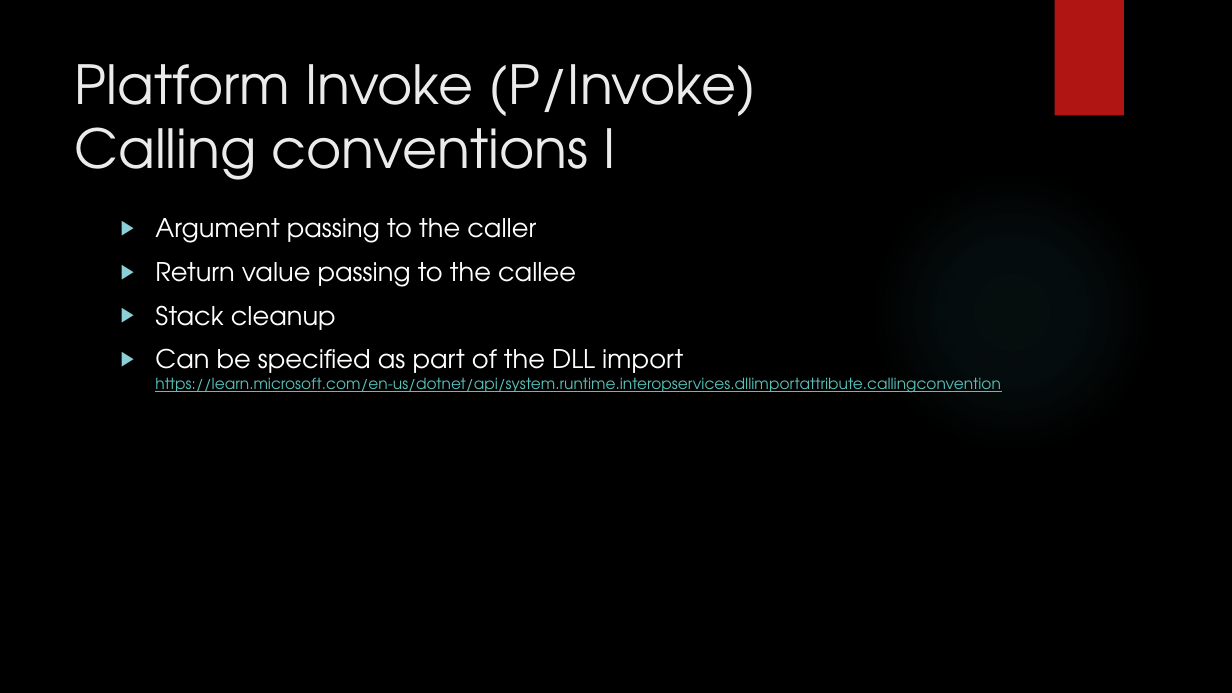
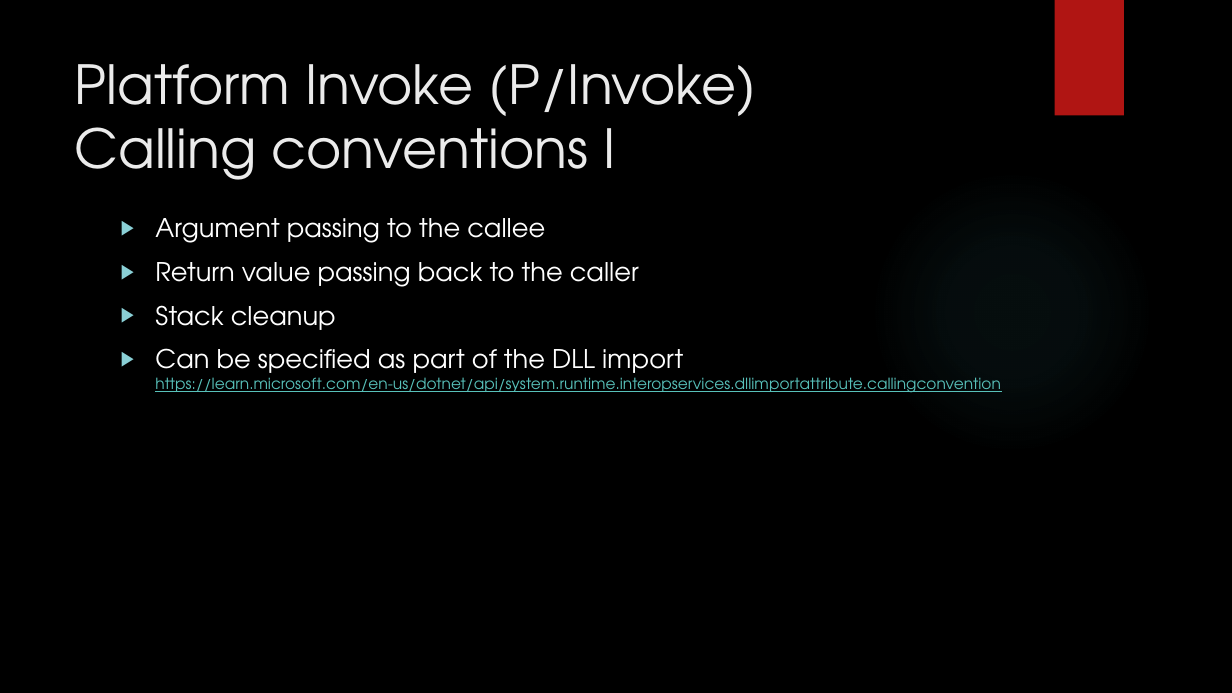
Before and after one commit to dennisdietrich/UnsafeCSharp, a slide deck: slide 28 of doc/Introduction to unsafe C#.pptx. Drawn at 1232x693 pixels with LibreOffice and Linux fonts; fonts in the diff are those of the drawing; background and template pictures are left out. Boxes give left, top, right and bottom in pixels: in the first picture for what was removed or moved away, otherwise in the second. Text is boxed around its words. In the diff, an @@ line names an element or a change of style, - is before the commit and + after.

Commit message:
Corrected slide 28

```diff
--- a/doc/Introduction to unsafe C#.pptx
+++ b/doc/Introduction to unsafe C#.pptx
@@ text at [155, 218, 639, 287]: text changed @@
-▶ Argument passing to the caller
-▶ Return value passing to the callee
+▶ Argument passing to the callee
+▶ Return value passing back to the caller
```
Also in this commit, not shown: 1 other slide changed.
